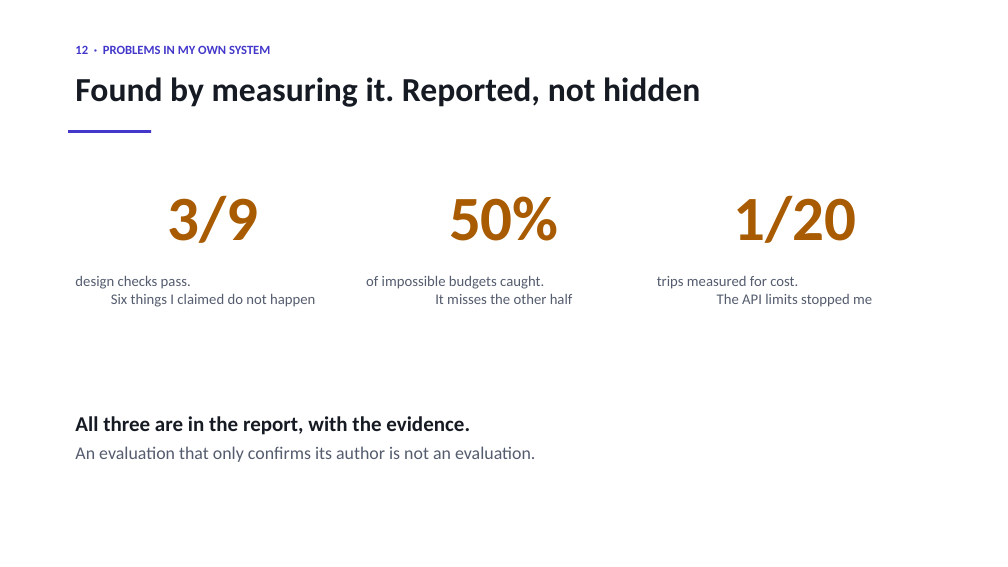
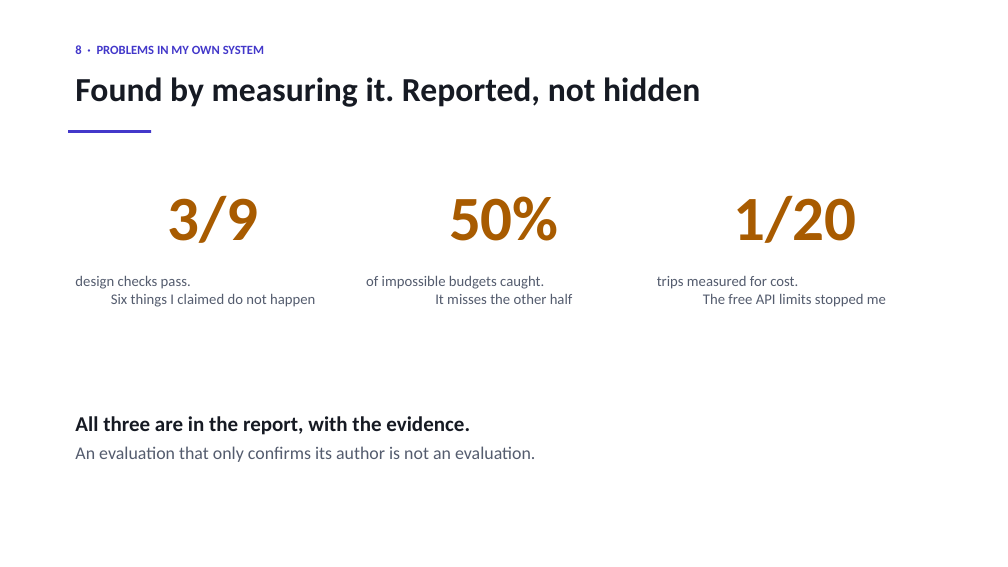
Before and after one commit to sherali143/Trip-Planner, a slide deck: slide 9 of submission/CMP7200_Viva_Presentation.pptx (slide 13 before the commit). Drawn at 1008x567 pixels with LibreOffice and Linux fonts; fonts in the diff are those of the drawing. Boxes give left, top, right and bottom in pixels: in the first picture for what was removed or moved away, otherwise in the second. Text is boxed around its words. In the diff, an @@ line names an element or a change of style, - is before the commit and + after.

```diff
--- a/submission/CMP7200_Viva_Presentation.pptx
+++ b/submission/CMP7200_Viva_Presentation.pptx
@@ text at bbox=[75, 45, 264, 54]: text changed @@
-12 · PROBLEMS IN MY OWN SYSTEM
+8 · PROBLEMS IN MY OWN SYSTEM
@@ text at bbox=[657, 276, 886, 307]: text changed @@
-trips measured for cost.
-The API limits stopped me
+trips measured for cost.
+The free API limits stopped me
```
Also in this commit, not shown: 5 other slides changed, 4 slides added, 9 slides removed, 3 other files.
